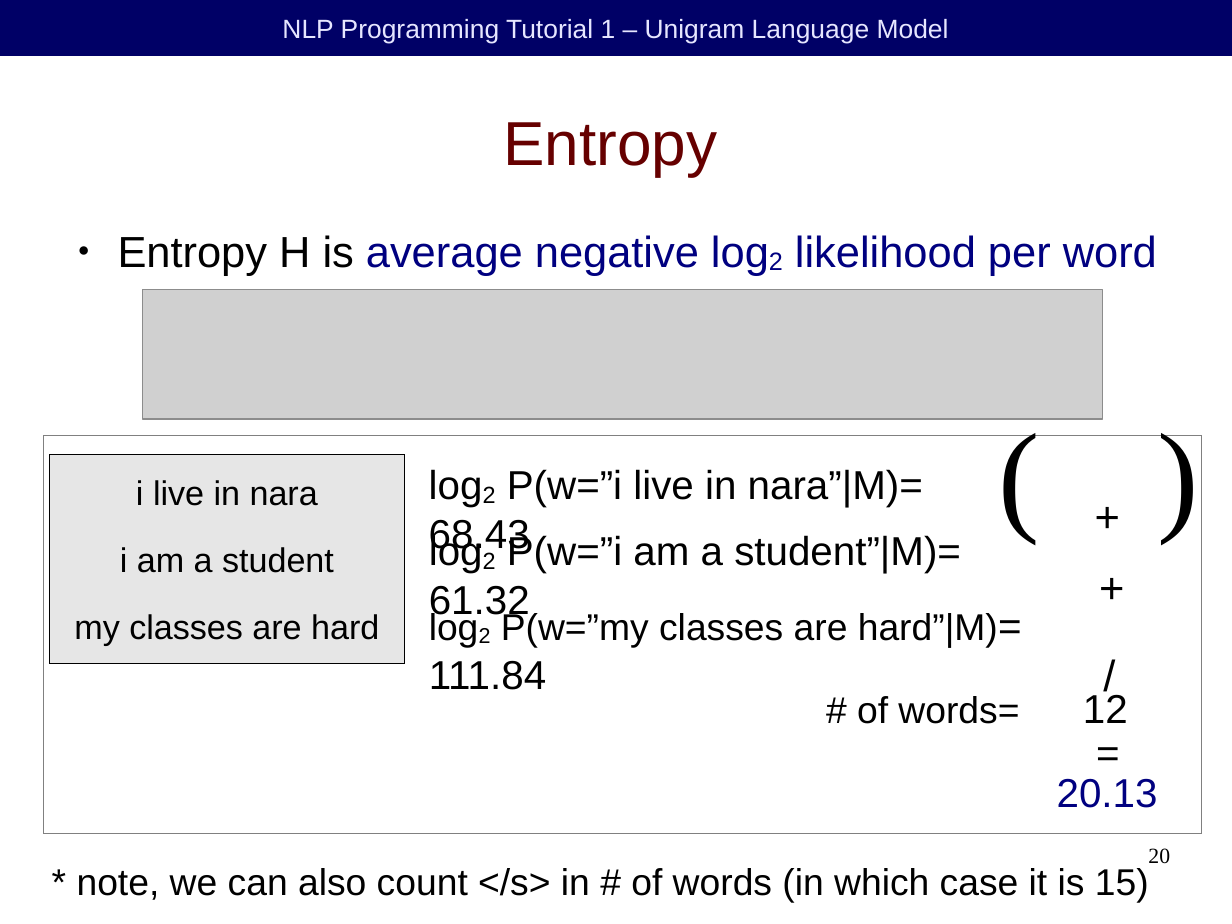
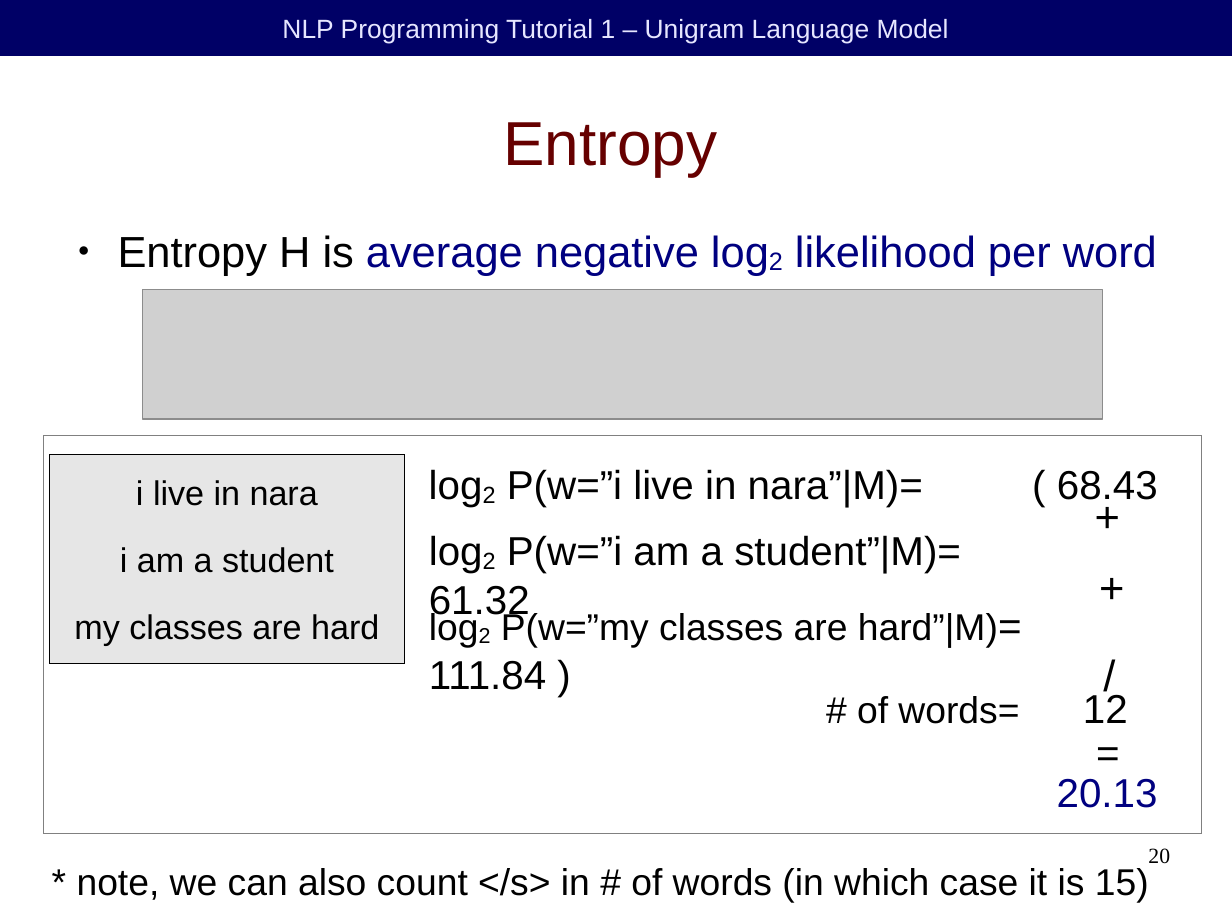
Before and after one commit to duffrind/nlppractice, a slide deck: slide 20 of download/01-unigramlm/nlp-programming-en-01-unigramlm.odp. Drawn at 1232x924 pixels with LibreOffice and Linux fonts; fonts in the diff are those of the drawing; grey boxes stand for pictures; background and template pictures are left out. Boxes give left, top, right and bottom in pixels: in the first picture for what was removed or moved away, otherwise in the second. Text is boxed around its words. In the diff, an @@ line names an element or a change of style, - is before the commit and + after.

```diff
--- a/download/01-unigramlm/nlp-programming-en-01-unigramlm.odp
+++ b/download/01-unigramlm/nlp-programming-en-01-unigramlm.odp
@@ text removed at [988, 389, 1059, 656] @@
-(
@@ text removed at [1147, 389, 1217, 656] @@
-)
@@ text at [507, 469, 1158, 507]: text changed @@
-log2 P(w=”i live in nara”|M)= 68.43
+log2 P(w=”i live in nara”|M)= ( 68.43
@@ text at [429, 611, 998, 690]: text changed @@
-log2 P(w=”my classes are hard”|M)= 111.84
+log2 P(w=”my classes are hard”|M)= 111.84 )
```
Also in this commit, not shown: 4 other slides changed, 1 slide removed, 5 other files.
